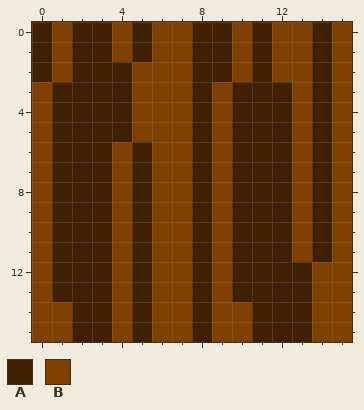
One commit to this pixel-art sprite: assets/☃.png. Above, as it was before the edit.
The file is 16x16 pixels.
Palette (. is transparent): A #402000  B #804000
After:
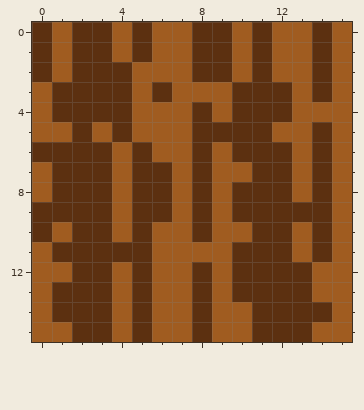
The edit:
colour A: #402000 -> #5c3010
colour B: #804000 -> #a05c20
y 3: x 6 B -> A; x 8 A -> B
y 4: x 14 A -> B
y 5: x 1 A -> B; x 3 A -> B; x 9 B -> A; x 12 A -> B
y 6: x 0 B -> A
y 7: x 6 B -> A; x 10 A -> B
y 8: x 6 B -> A
y 9: x 0 B -> A; x 6 B -> A; x 13 B -> A
y 10: x 0..1 BA -> AB; x 10 A -> B
y 11: x 4 B -> A; x 8 A -> B
y 12: x 1 A -> B
y 14: x 1 B -> A; x 14 B -> A
